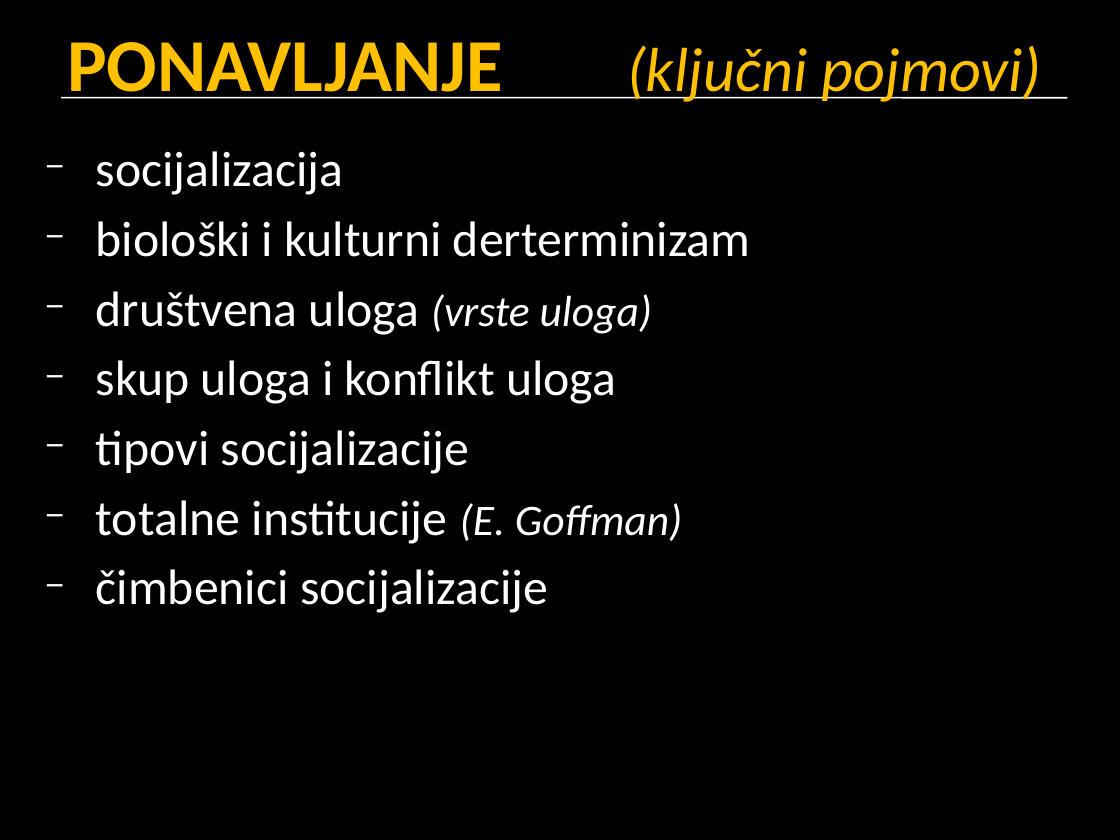
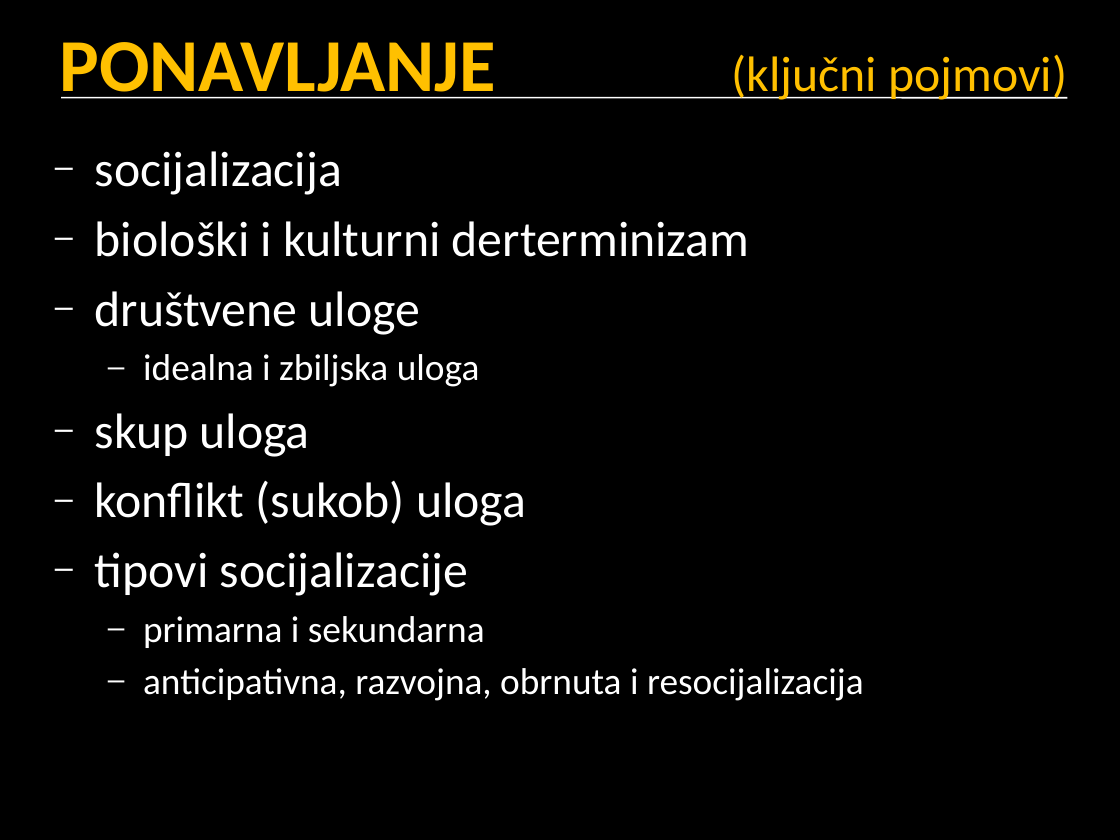
Before and after one commit to srednja-skola/sociologija, a slide deck: slide 10 of data/pptx/005_socijalizacija_i_identitet.pptx (slide 15 before the commit). Drawn at 1120x840 pixels with LibreOffice and Linux fonts; fonts in the diff are those of the drawing. Boxes give left, top, right and bottom in pixels: in the first picture for what was removed or moved away, otherwise in the second. Text is boxed around its words. In the diff, an @@ line names an element or a change of style, - is before the commit and + after.

```diff
--- a/data/pptx/005_socijalizacija_i_identitet.pptx
+++ b/data/pptx/005_socijalizacija_i_identitet.pptx
@@ title "PONAVLJANJE (ključni pojmovi)": place and size @@
-title "PONAVLJANJE (ključni pojmovi)" at box(67, 42, 1041, 102)
+title "PONAVLJANJE (ključni pojmovi)" at box(59, 42, 1067, 100)
@@ title "PONAVLJANJE (ključni pojmovi)" at box(59, 42, 1067, 100): size 40 to 32 pt, italic off in "(ključni pojmovi)" @@
@@ text at box(95, 151, 750, 596): bullet − to –; bullet colour #F9F9F9 to #FFFFFF @@
@@ text at box(95, 291, 526, 526): text changed @@
-− društvena uloga (vrste uloga)
-− skup uloga i konflikt uloga
+– društvene uloge
+  – idealna i zbiljska uloga
+– skup uloga
+– konflikt (sukob) uloga
@@ text at box(143, 616, 864, 701): text changed; size 32 to 24 pt @@
-− totalne institucije (E. Goffman)
-− čimbenici socijalizacije
+  – primarna i sekundarna
+  – anticipativna, razvojna, obrnuta i resocijalizacija
```
Also in this commit, not shown: 17 other slides changed, 5 slides added, 3 slides removed.
